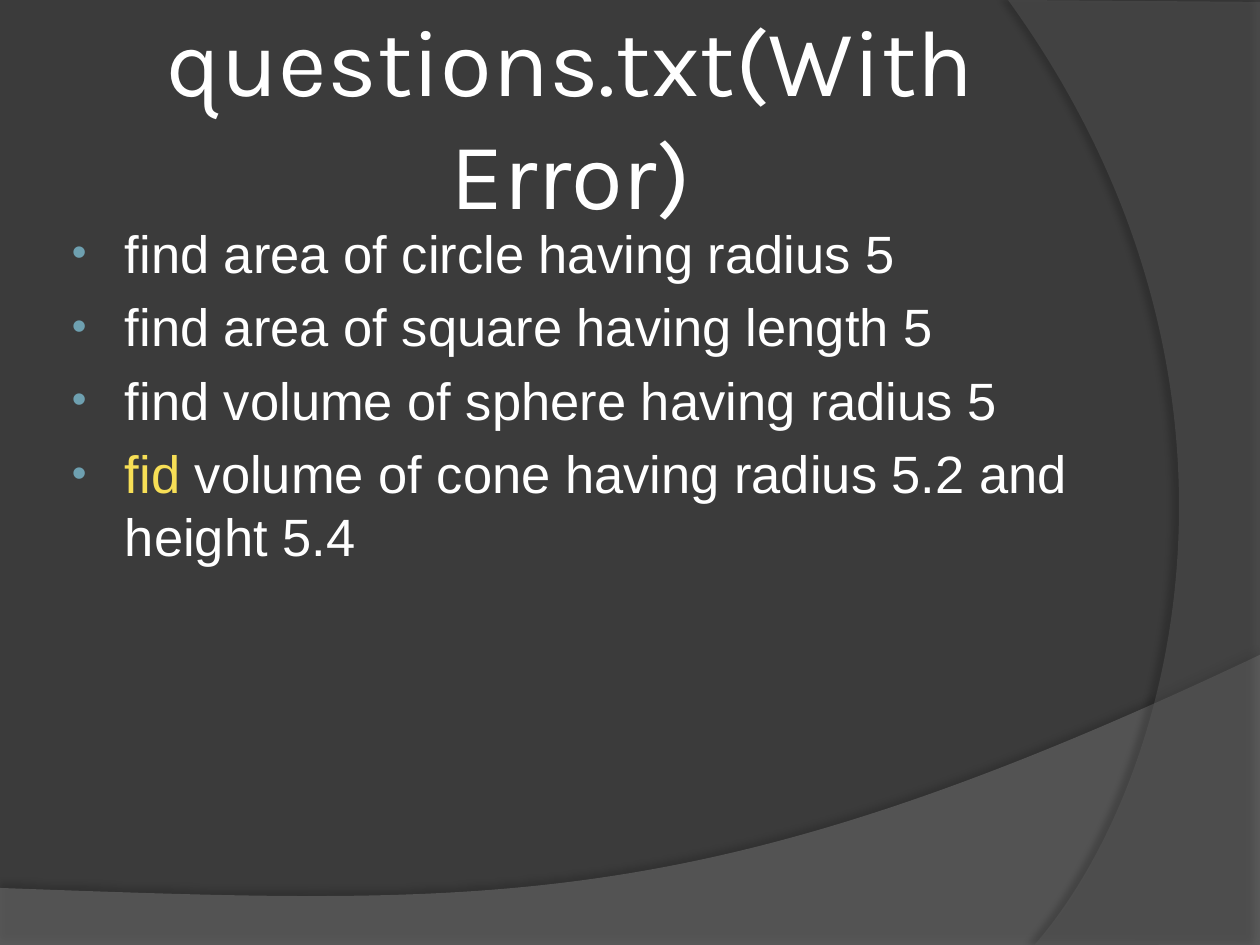
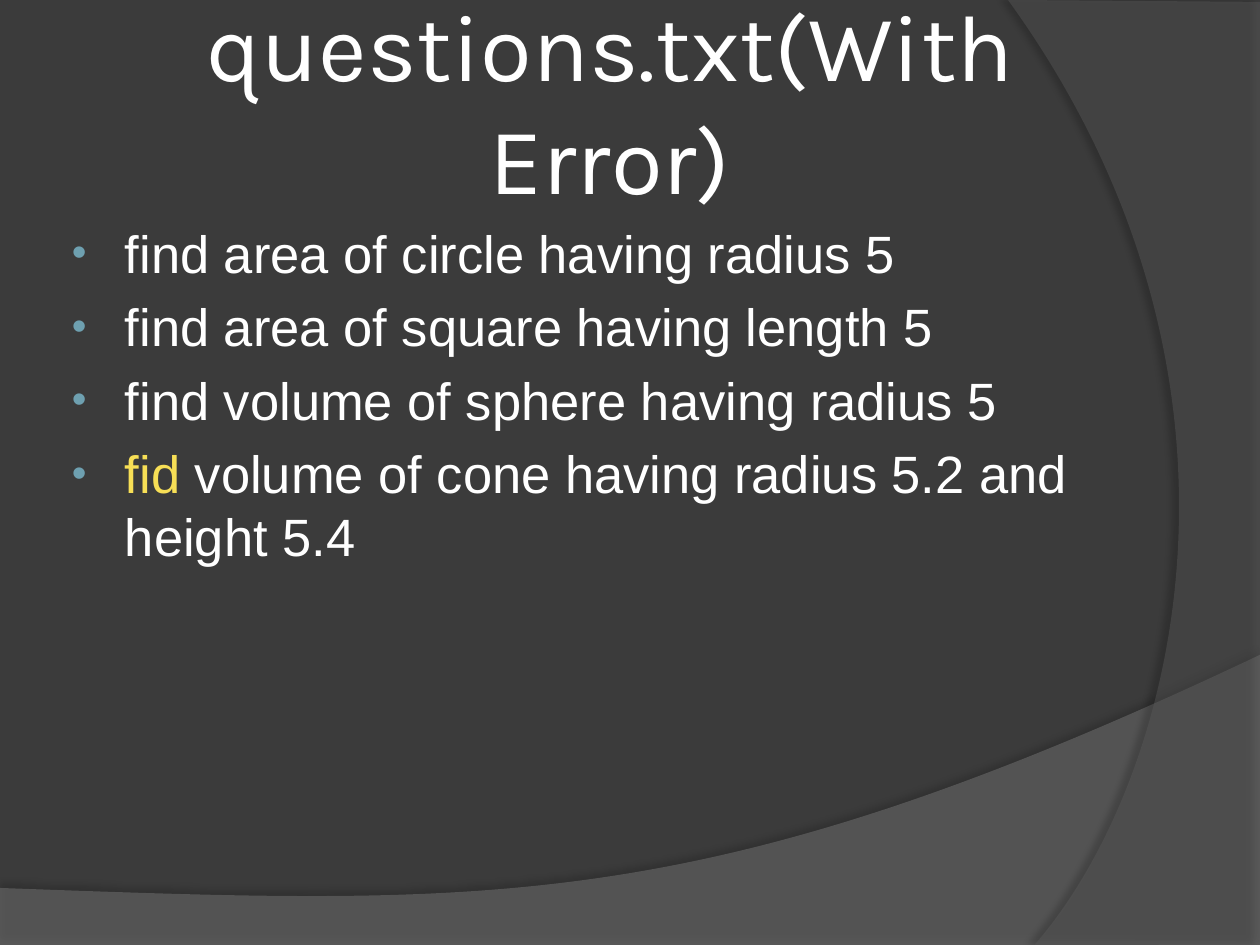
Before and after one commit to DhyeyVora-1706/LT-Project, a slide deck: slide 7 of Language Translator.pptx. Drawn at 1260x945 pixels with LibreOffice and Linux fonts; fonts in the diff are those of the drawing. Boxes give left, top, right and bottom in pixels: in the first picture for what was removed or moved away, otherwise in the second. Text is boxed around its words. In the diff, an @@ line names an element or a change of style, - is before the commit and + after.

```diff
--- a/Language Translator.pptx
+++ b/Language Translator.pptx
@@ title "questions.txt(With Error)": place and size @@
-title "questions.txt(With Error)" at box(167, 27, 974, 220)
+title "questions.txt(With Error)" at box(206, 12, 1013, 205)
```
Also in this commit, not shown: 2 other slides changed.
